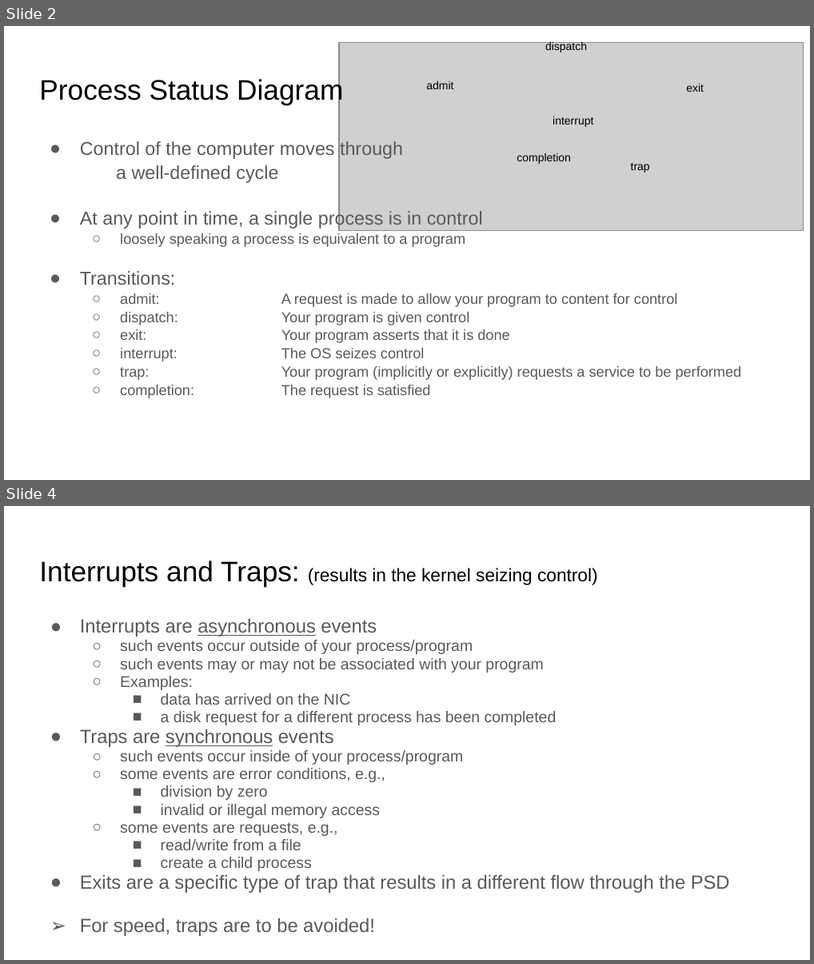
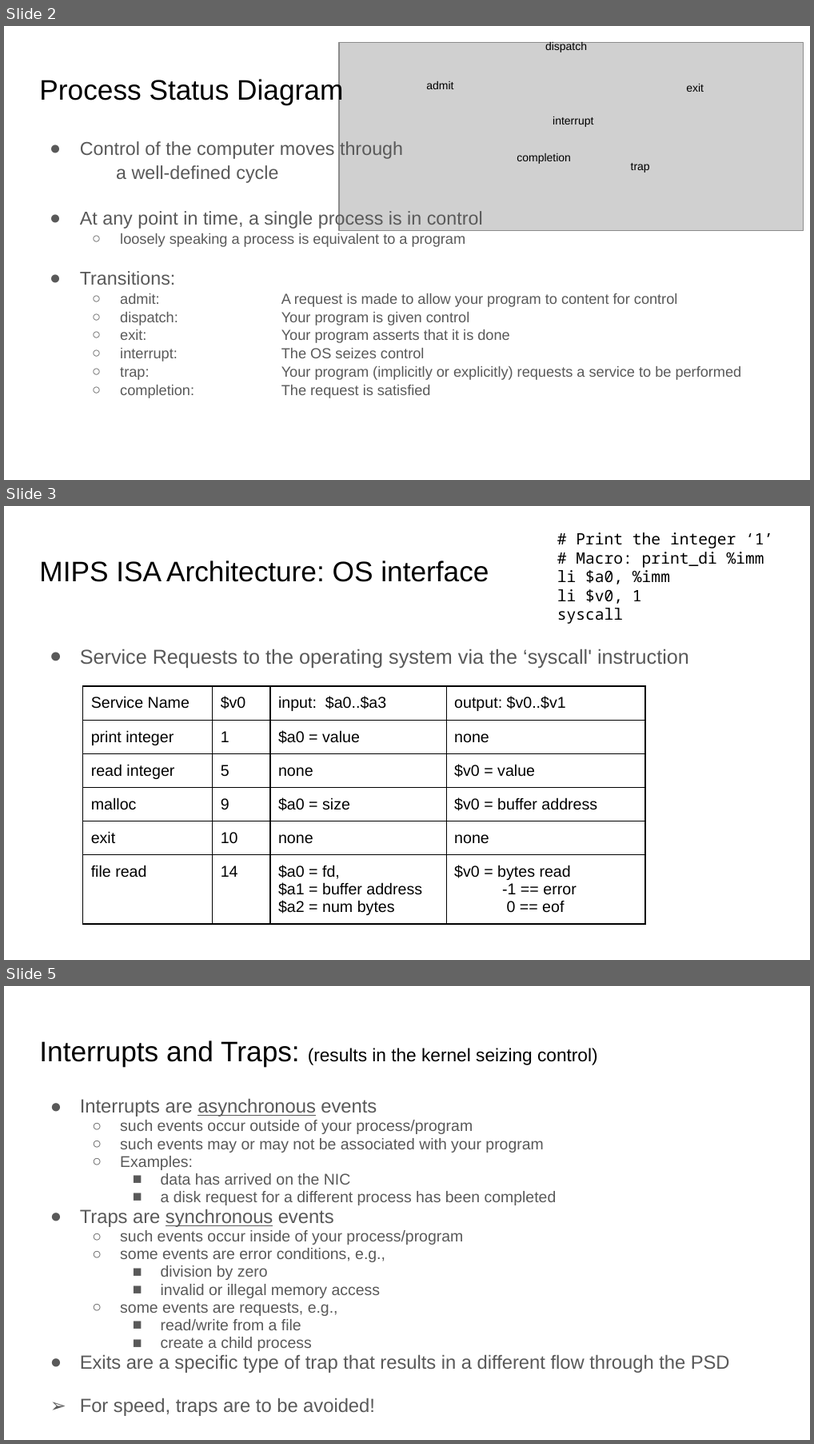
Before and after one commit to sgarcia0206/comp122-f23, a slide deck: models-comp-comm/slide_presentations/.hidden/process.pptx. Shown one above the other, each under a label of ours: slides 2 and 4 before the commit, slides 2, 3 and 5 after it; the slides between them are not shown. The pictures are 814x964 and 814x1444 pixels, drawn with LibreOffice and Linux fonts; fonts in the diff are those of the drawing; grey boxes stand for pictures. Boxes give left, top, right and bottom in pixels: in the first picture for what was removed or moved away, otherwise in the second. Text is boxed around its words. In the diff, an @@ line names an element or a change of style, - is before the commit and + after.

```diff
--- a/models-comp-comm/slide_presentations/.hidden/process.pptx
+++ b/models-comp-comm/slide_presentations/.hidden/process.pptx
@@ slide 3 added at [4, 506, 810, 960], background #FFFFFF @@
@@ text added at [558, 532, 774, 624], 14 pt, text #000000 @@
+# Print the integer ‘1’
+# Macro: print_di %imm
+li $a0, %imm
+li $v0, 1
+syscall
@@ title added at [39, 560, 489, 582], 25.2 pt, text #000000 @@
+MIPS ISA Architecture: OS interface
@@ text added at [80, 648, 690, 668], 18 pt, text #595959 @@
+● Service Requests to the operating system via the ‘syscall' instruction
@@ table added at [83, 686, 646, 933], 6 rows, 4 columns @@
+Service Name | $v0 | input: $a0..$a3 | output: $v0..$v1
+print integer | 1 | $a0 = value | none
+read integer | 5 | none | $v0 = value
+malloc | 9 | $a0 = size | $v0 = buffer address
+exit | 10 | none | none
+file read | 14 | $a0 = fd, / $a1 = buffer address / $a2 = num bytes | $v0 = bytes read / -1 == error / 0 == eof
@@ what was slide 4 is now slide 5 @@
```
Also in this commit, not shown: 1 slide changed, 4 other files.
